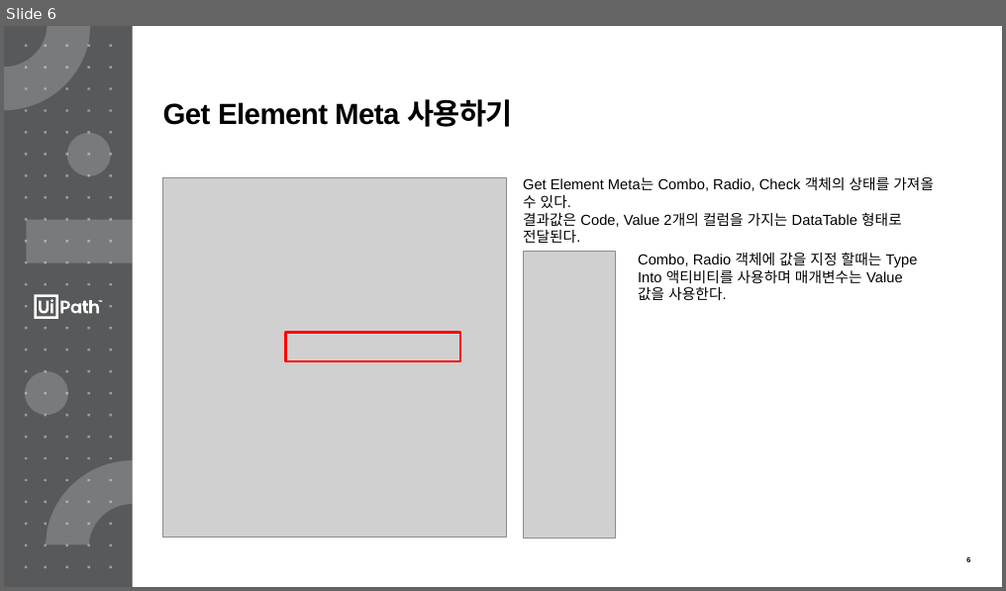
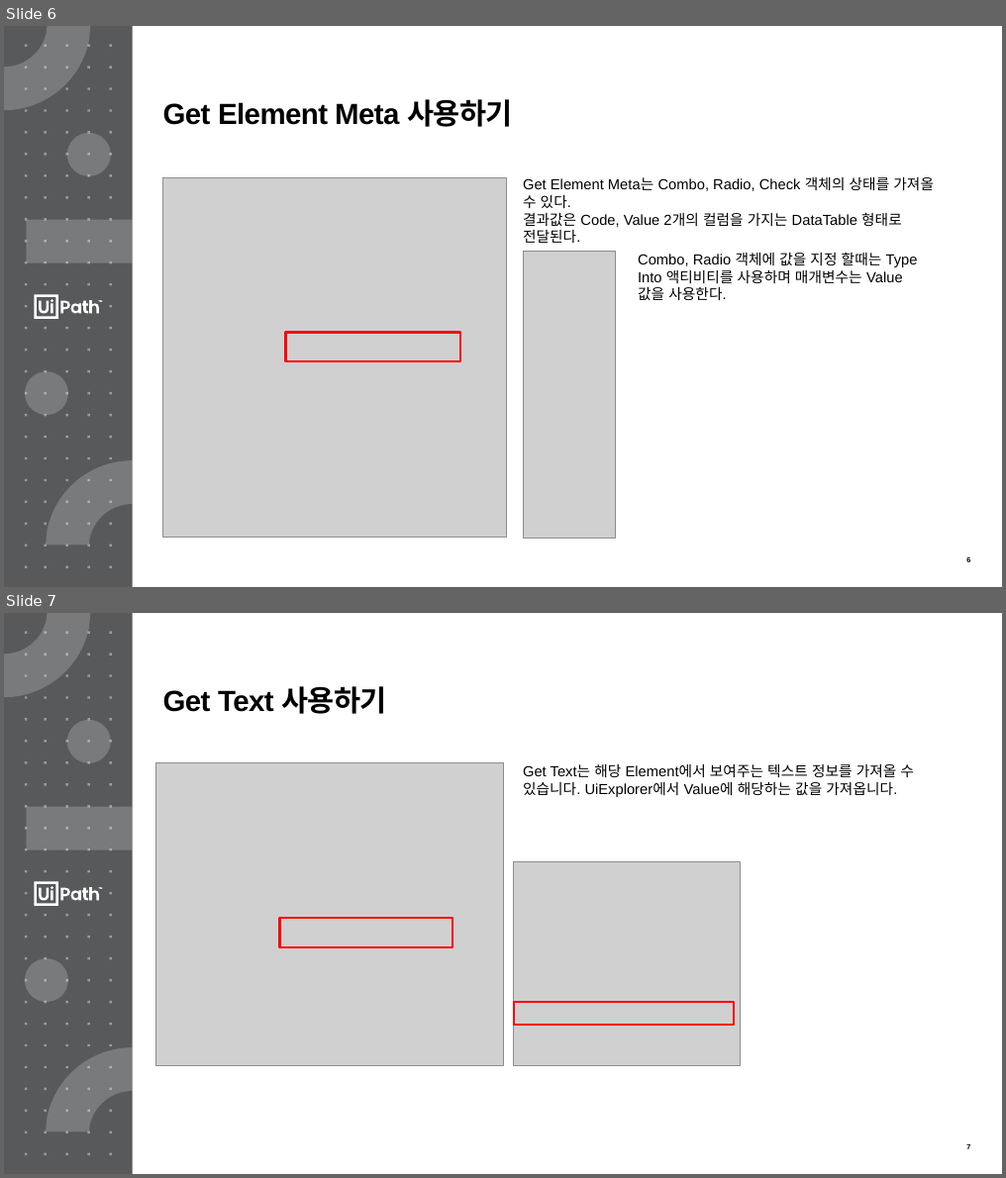
Before and after one commit to uipathkorea/CustomActivities, a slide deck: XPlatformConnector/XPlatformConnector사용가이드.pptx. Shown one above the other, each under a label of ours: slide 6 before the commit, slides 6 and 7 after it. The pictures are 1006x591 and 1006x1178 pixels, drawn with LibreOffice and Linux fonts; fonts in the diff are those of the drawing; grey boxes stand for pictures. Boxes give left, top, right and bottom in pixels: in the first picture for what was removed or moved away, otherwise in the second. Text is boxed around its words. In the diff, an @@ line names an element or a change of style, - is before the commit and + after.

Commit message:
샘플 xaml 및 사용가이드 갱신

```diff
--- a/XPlatformConnector/XPlatformConnector사용가이드.pptx
+++ b/XPlatformConnector/XPlatformConnector사용가이드.pptx
@@ slide 7 added at [4, 613, 1002, 1174], background #58595B; not listed: 9 template elements that a slide beside it also shows @@
@@ title added at [163, 686, 387, 714], 28 pt, text #000000, bold @@
+Get Text 사용하기
@@ picture added at [156, 762, 503, 1065] @@
@@ text added at [523, 764, 915, 797], 14 pt, text #000000 @@
+Get Text는 해당 Element에서 보여주는 텍스트 정보를 가져올 수 있습니다. UiExplorer에서 Value에 해당하는 값을 가져옵니다.
@@ picture added at [514, 861, 740, 1065] @@
@@ rectangle added at [279, 919, 452, 948], outline #FF0000 2.25 pt @@
@@ rectangle added at [514, 1002, 734, 1025], outline #FF0000 2.25 pt @@
```
Also in this commit, not shown: 2 slides changed, 2 other slides added, 5 other files.
